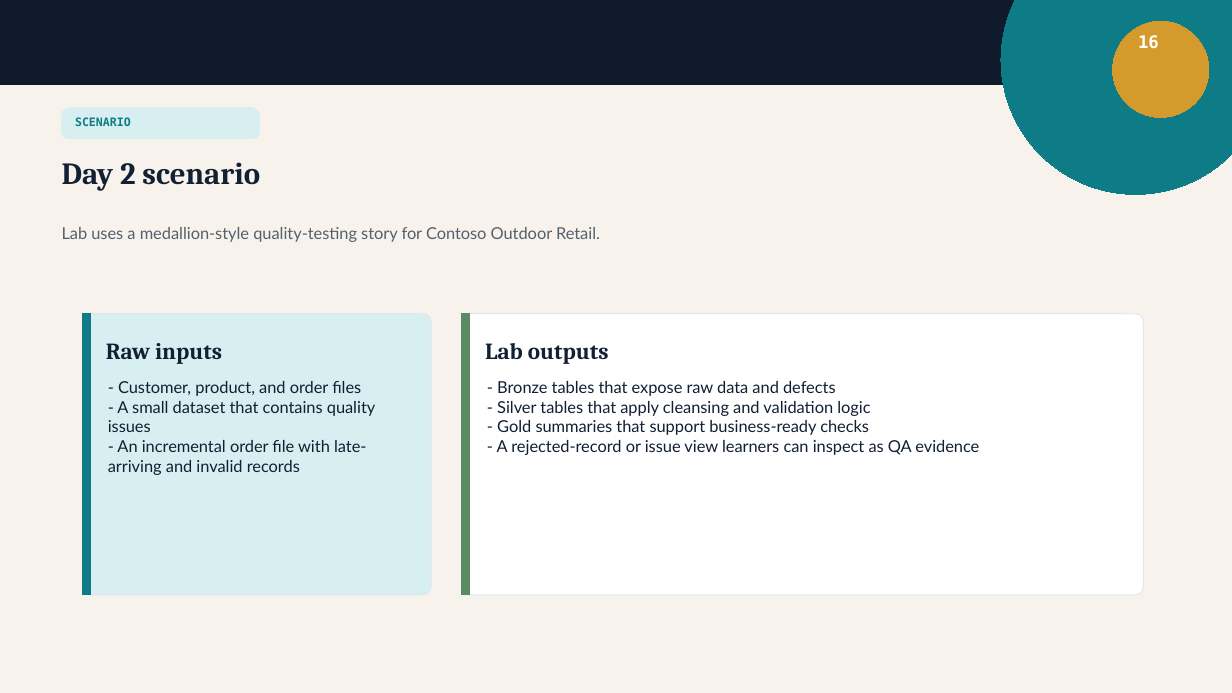
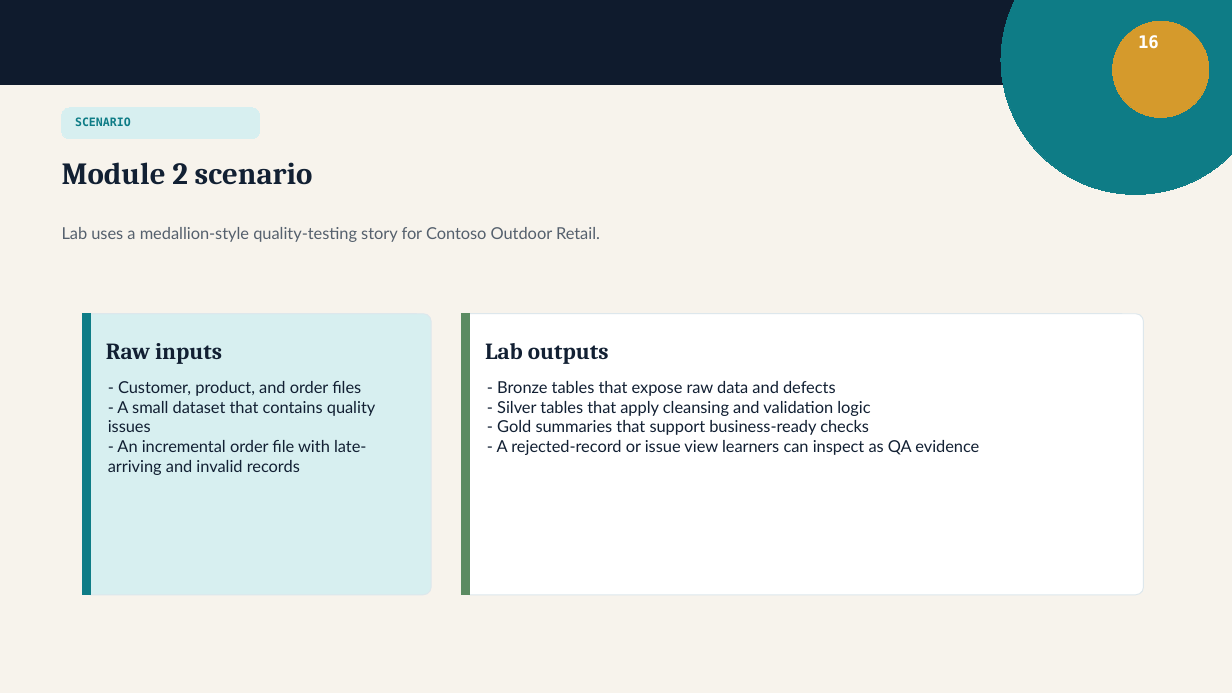
Before and after one commit to krish1711/MS-Fabric-QA-Training, a slide deck: slide 16 of Module 2/module-02-day-2-data-validation-quality-testing.pptx. Drawn at 1232x693 pixels with LibreOffice and Linux fonts; fonts in the diff are those of the drawing. Boxes give left, top, right and bottom in pixels: in the first picture for what was removed or moved away, otherwise in the second. Text is boxed around its words. In the diff, an @@ line names an element or a change of style, - is before the commit and + after.

Commit message:
Module Name changes

```diff
--- a/Module 2/module-02-day-2-data-validation-quality-testing.pptx
+++ b/Module 2/module-02-day-2-data-validation-quality-testing.pptx
@@ text at box(62, 162, 313, 185): text changed @@
-Day 2 scenario
+Module 2 scenario
```
Also in this commit, not shown: 3 other slides changed, 5 other files.
